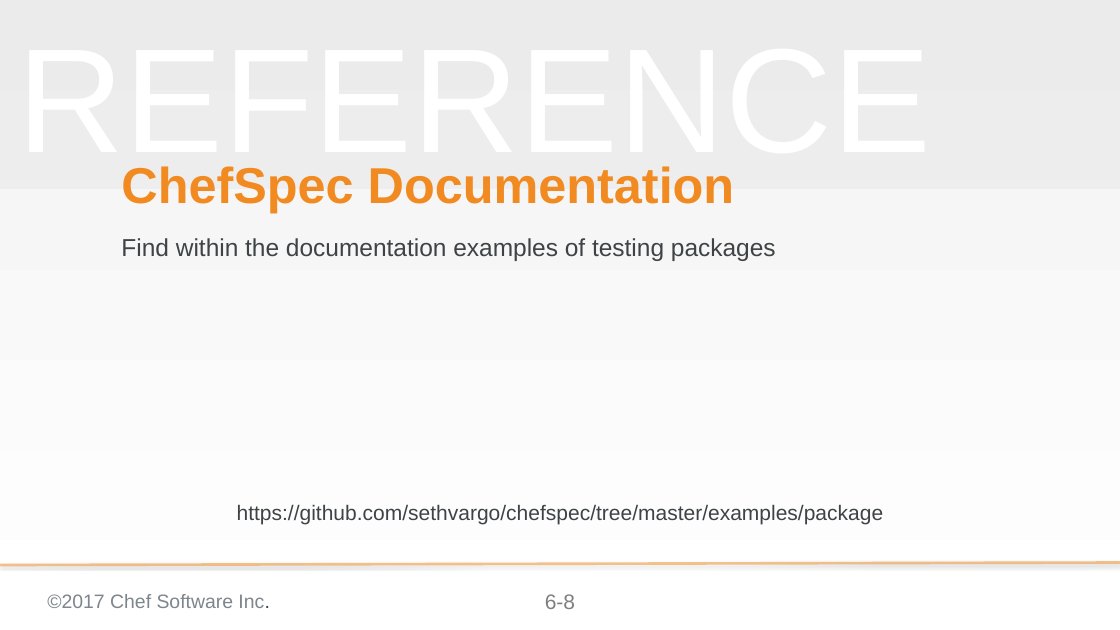
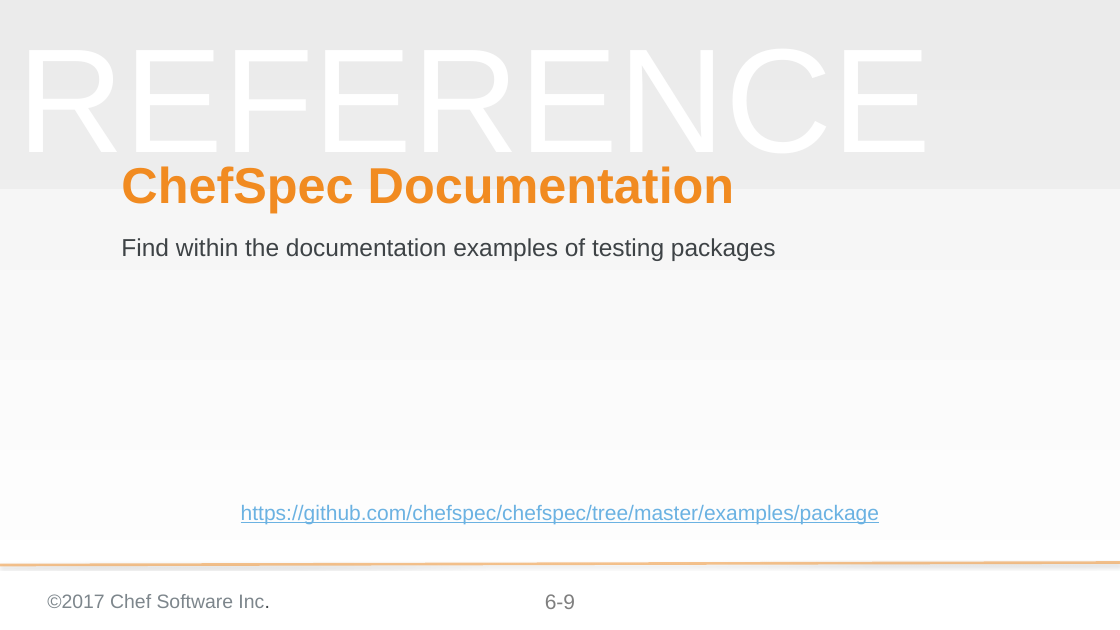
Before and after one commit to ericheiser/chef-intermediate, a slide deck: slide 9 of 06-testing_resources_in_recipes.pptx (slide 8 before the commit). Drawn at 1120x630 pixels with LibreOffice and Linux fonts; fonts in the diff are those of the drawing; background and template pictures are left out. Boxes give left, top, right and bottom in pixels: in the first picture for what was removed or moved away, otherwise in the second. Text is boxed around its words. In the diff, an @@ line names an element or a change of style, - is before the commit and + after.

```diff
--- a/06-testing_resources_in_recipes.pptx
+++ b/06-testing_resources_in_recipes.pptx
@@ text at (241, 505, 879, 524): text changed; text colour #3E4346 to #6BB2E2 @@
-https://github.com/sethvargo/chefspec/tree/master/examples/package
+https://github.com/chefspec/chefspec/tree/master/examples/package
@@ page number at (545, 594, 575, 609): text changed @@
-6-8
+6-9
```
Also in this commit, not shown: 2 other slides changed, 3 slides added, 2 other files.
